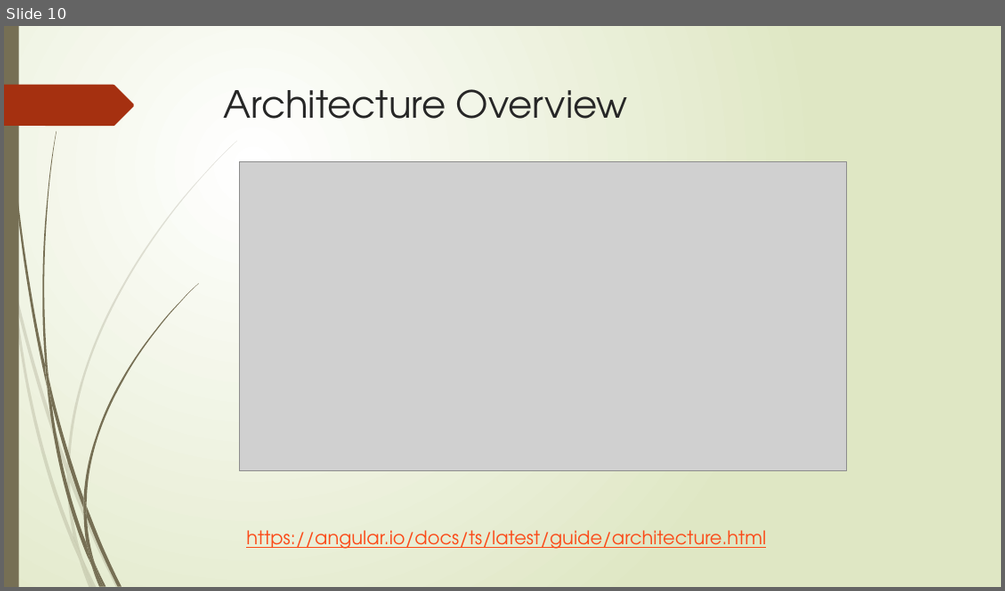
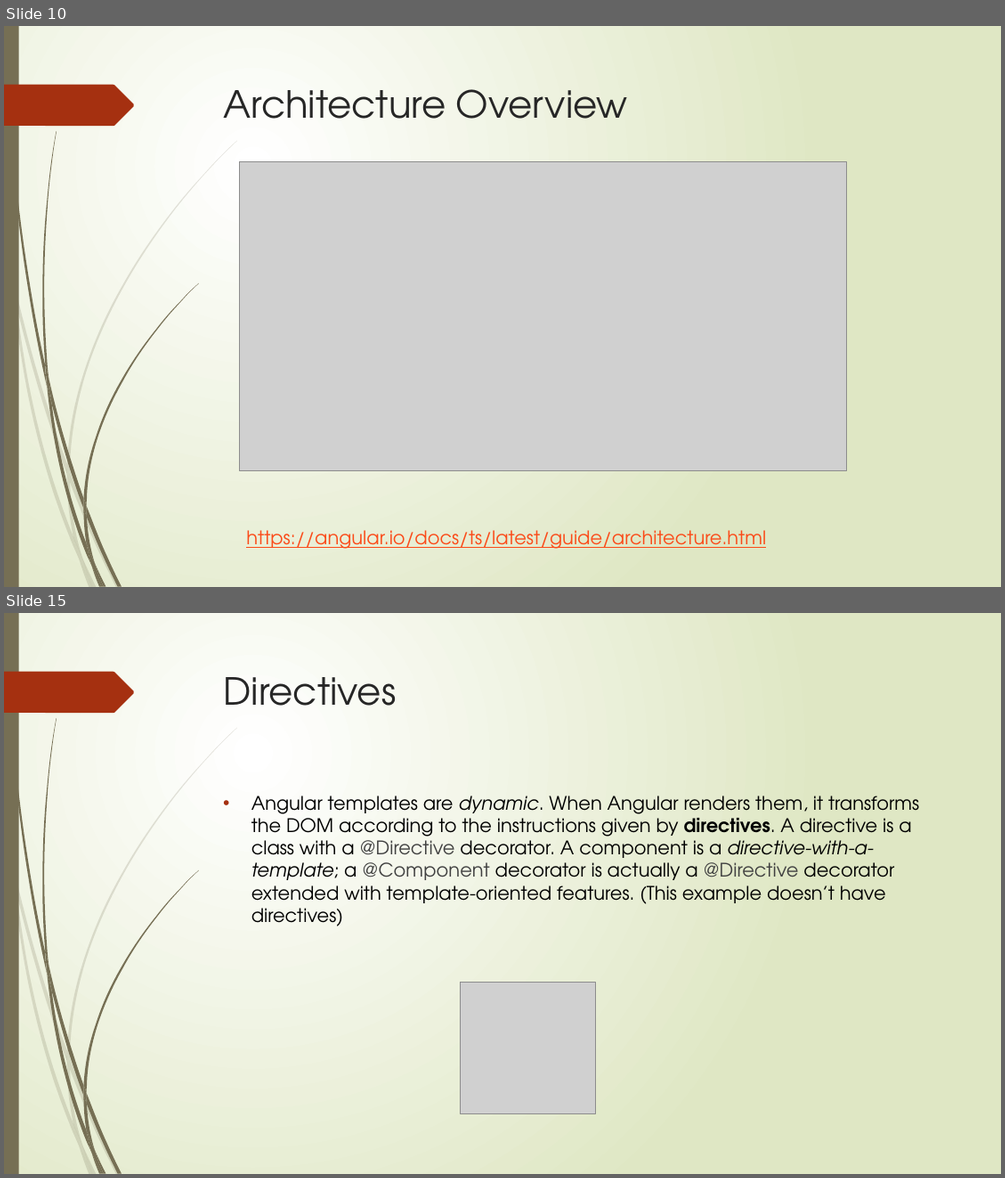
Before and after one commit to ebrumley-dbs/angular-pres, a slide deck: UsingAngularAndHTTP.pptx. Shown one above the other, each under a label of ours: slide 10 before the commit, slides 10 and 15 after it; the slides between them are not shown. The pictures are 1005x591 and 1005x1178 pixels, drawn with LibreOffice and Linux fonts; fonts in the diff are those of the drawing; grey boxes stand for pictures. Boxes give left, top, right and bottom in pixels: in the first picture for what was removed or moved away, otherwise in the second. Text is boxed around its words. In the diff, an @@ line names an element or a change of style, - is before the commit and + after.

```diff
--- a/UsingAngularAndHTTP.pptx
+++ b/UsingAngularAndHTTP.pptx
@@ slide 15 added at [4, 613, 1001, 1174], background gradient #FFFFFF to #DFE8C4; not listed: 24 template elements that a slide beside it also shows @@
@@ title added at [224, 677, 396, 706], 36 pt, text #262626 @@
+Directives
@@ text added at [251, 795, 919, 926], 18 pt, text #000000 @@
+• Angular templates are dynamic. When Angular renders them, it transforms the DOM according to the instructions given by directives. A directive is a class with a @Directive decorator. A component is a directive-with-a-template; a @Component decorator is actually a @Directive decorator extended with template-oriented features. (This example doesn’t have directives)
@@ picture added at [461, 982, 596, 1114] @@
```
Also in this commit, not shown: 3 slides changed, 6 other slides added, 1 other file.
